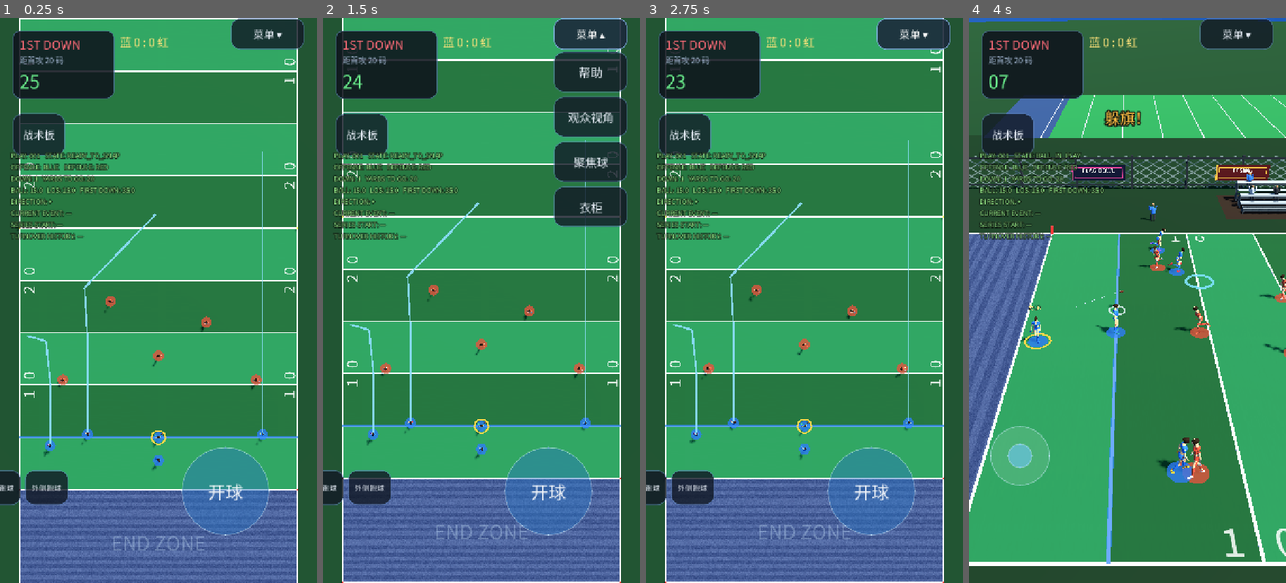
Above: before the commit, frames 1-4 (left to right).
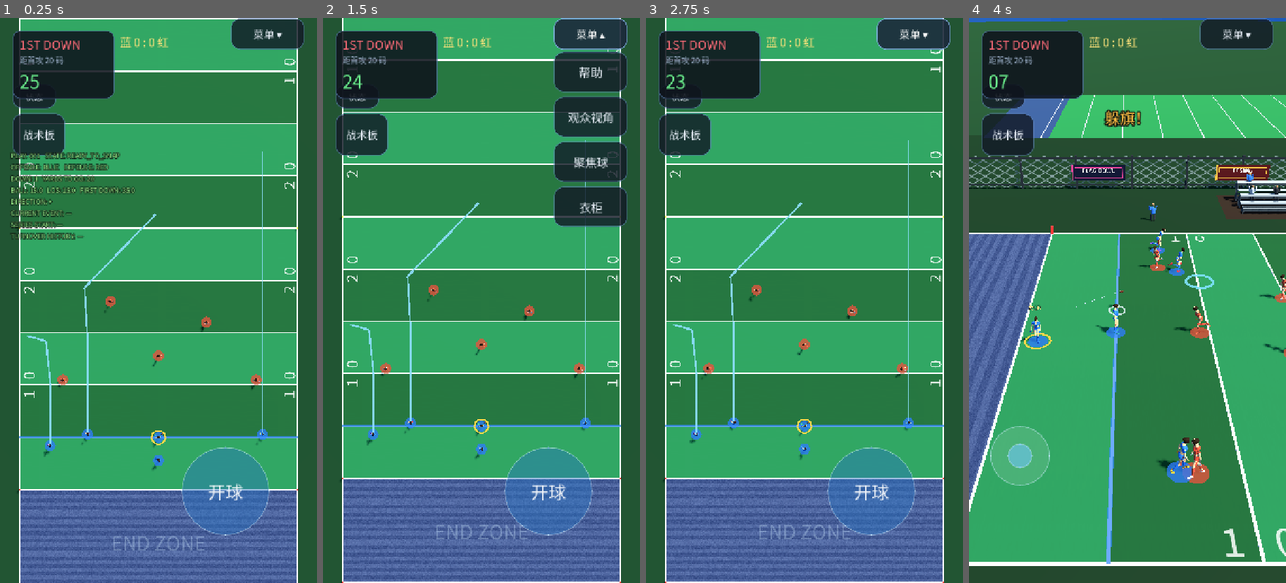
Above: after the commit, the same moments.

Repository: Fanda-81/FF-FlagFootball-Game
Game: Godot game, scene res://scenes/main.tscn
The game is run twice, just before and just after one commit, with the same random seed, the same clock (stepped at 60 frames per second) and the same inputs.
Inputs (mouse positions are in pixels of both pictures, inside the frame that each line leads up to):
- Up to frame 1 (0.25 s): no input
- Up to frame 2 (1.5 s): click (357, 97) at 0.5 s, where only the run after the commit has a clickable "状态"; click "菜单 ▾" at 1.25 s
- Up to frame 3 (2.75 s): click "菜单 ▴" at 2 s
- Up to frame 4 (4 s): click "开球" at 2.75 s; tap Enter at 3.5 s; move the mouse to (1197, 272) at 3.52 s; hold D from 3.53 s (still down); tap V at 3.6 s; click (1197, 272) at 3.67 s; tap Space at 3.77 s

The runs differ from the first frame. In frame 1, 1.4% of the frame differs, in the area x 0-22%, y 13-87%; in frame 2, 3.3%, in the area x 0-43%, y 13-87%; in frame 3, 3.3%; in frame 4, 1.6%.

Commit message:
Play drawer: 2 rows x 3 (6 plays), opens at play-tab position; debug panel toggle button

Diff:
--- a/scripts/main.gd
+++ b/scripts/main.gd
@@ -73,7 +73,8 @@
 const DEFENSE_COLOR := Color("e2543f")
 const MARGIN := 28.0
 ## 战术侧边栏（一行显示）
-const PLAY_ROW_WIDTH := 640.0
+const PLAY_ROW_WIDTH := 330.0
+const PLAY_ROW_HEIGHT := 132.0
 const PLAY_BUTTON_WIDTH := 100.0
 const TOP_BUTTON_WIDTH := 168.0
 const TOP_BUTTON_HEIGHT := 92.0
@@ -242,6 +243,7 @@
 	_begin_series(START_LOS, 1)
 	_build_debug_panel()
 	_build_joystick()
+	_build_debug_tab()
 
 
 
@@ -464,6 +466,27 @@
 # =============================================================================
 
 ## 左下角移动摇杆（比赛进行中显示）
+## 左上角小面板开关（隐藏调试信息）
+func _toggle_debug_panel() -> void:
+	if _debug_label != null:
+		_debug_label.visible = not _debug_label.visible
+
+
+func _build_debug_tab() -> void:
+	var tab := _make_button("状态", 100.0, 56.0, 20)
+	tab.name = "DebugTab"
+	tab.anchor_left = 0.0
+	tab.anchor_top = 0.0
+	tab.anchor_right = 0.0
+	tab.anchor_bottom = 0.0
+	tab.offset_left = MARGIN
+	tab.offset_right = MARGIN + 100.0
+	tab.offset_top = MARGIN + 122.0
+	tab.offset_bottom = MARGIN + 178.0
+	tab.pressed.connect(_toggle_debug_panel)
+	add_child(tab)
+
+
 func _build_joystick() -> void:
 	var layer := CanvasLayer.new()
 	layer.name = "JoystickLayer"
@@ -1556,14 +1579,15 @@
 	_play_tab.gui_input.connect(_on_play_tab_input)
 	root.add_child(_play_tab)
 
-	_play_grid = HBoxContainer.new()
+	_play_grid = GridContainer.new()
+	_play_grid.columns = 3
 	_play_grid.name = "PlayDrawer"
 	_play_grid.anchor_bottom = 1.0
 	_play_grid.anchor_top = 1.0
-	_play_grid.offset_left = -700.0
-	_play_grid.offset_right = -700.0 + PLAY_ROW_WIDTH
-	_play_grid.offset_top = -MARGIN - 108.0 - 40.0 - 80.0
-	_play_grid.offset_bottom = -MARGIN - 108.0 - 40.0
+	_play_grid.offset_left = -PLAY_ROW_WIDTH
+	_play_grid.offset_right = 0.0
+	_play_grid.offset_top = -MARGIN - 108.0 - 40.0 - 96.0
+	_play_grid.offset_bottom = -MARGIN - 108.0 - 40.0 - 96.0 + PLAY_ROW_HEIGHT
 	_play_grid.add_theme_constant_override("separation", 8)
 	root.add_child(_play_grid)
 
@@ -2668,7 +2692,7 @@
 ## 左下战术板：右拉展开 / 左滑收起
 func _toggle_play_drawer() -> void:
 	_play_open = not _play_open
-	_slide_play(60.0 if _play_open else -PLAY_ROW_WIDTH)
+	_slide_play(130.0 if _play_open else -PLAY_ROW_WIDTH)
 
 
 func _slide_play(target_x: float) -> void:
@@ -2690,7 +2714,7 @@
 
 func debug_open_play_drawer() -> void:
 	_play_open = true
-	_slide_play(60.0)
+	_slide_play(130.0)
 
 
 ## 把当前战术的路线画在球场上（开球后清除）
--- a/scripts/playbook.gd
+++ b/scripts/playbook.gd
@@ -38,22 +38,8 @@
 		},
 		"routes": {"X": "curl", "Y": "curl", "Z": "curl", "C": "in"},
 	},
-	{
-		"id": "flood", "name": "洪泛", "hint": "一深两浅，拉开防守",
-		"formation": {
-			"QB": {"x": -1.0, "dz": -2.2}, "C": {"x": 0.0, "dz": 0.0},
-			"X": {"x": -11.0, "dz": 0.2}, "Y": {"x": 3.0, "dz": 0.3}, "Z": {"x": 8.5, "dz": -0.6},
-		},
-		"routes": {"X": "go", "Y": "out", "Z": "drag", "C": "short_out"},
-	},
-	{
-		"id": "screen", "name": "屏风", "hint": "快速外切，球到人到",
-		"formation": {
-			"QB": {"x": 0.0, "dz": -2.4}, "C": {"x": 0.0, "dz": 0.0},
-			"X": {"x": -6.5, "dz": 0.5}, "Y": {"x": 5.5, "dz": 0.5}, "Z": {"x": 10.0, "dz": 0.0},
-		},
-		"routes": {"X": "short_out", "Y": "short_out", "Z": "corner", "C": "short_out"},
-	},
+
+
 	{
 		"id": "inside_run", "name": "中路跑球", "hint": "交球给跑锋，中路突破", "kind": "run",
 		"formation": {
Binary file added: docs/hud-grid.png
Not shown, added: docs/hud-grid.png.import
Not shown, changed: build/web/index.pck
